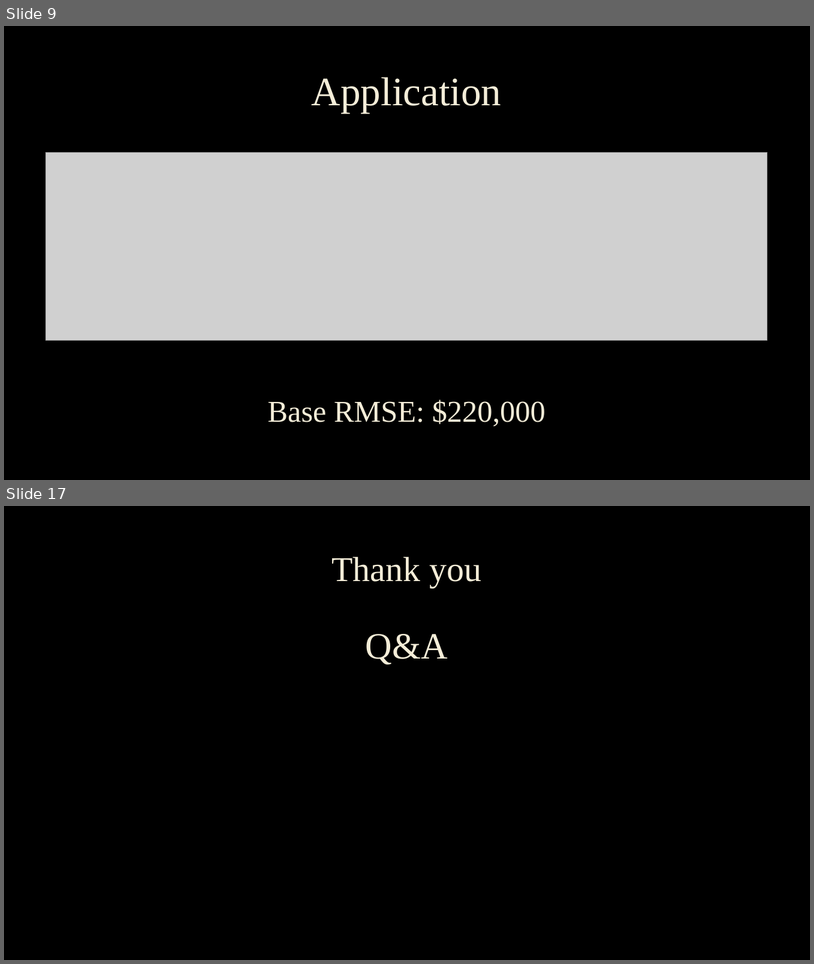
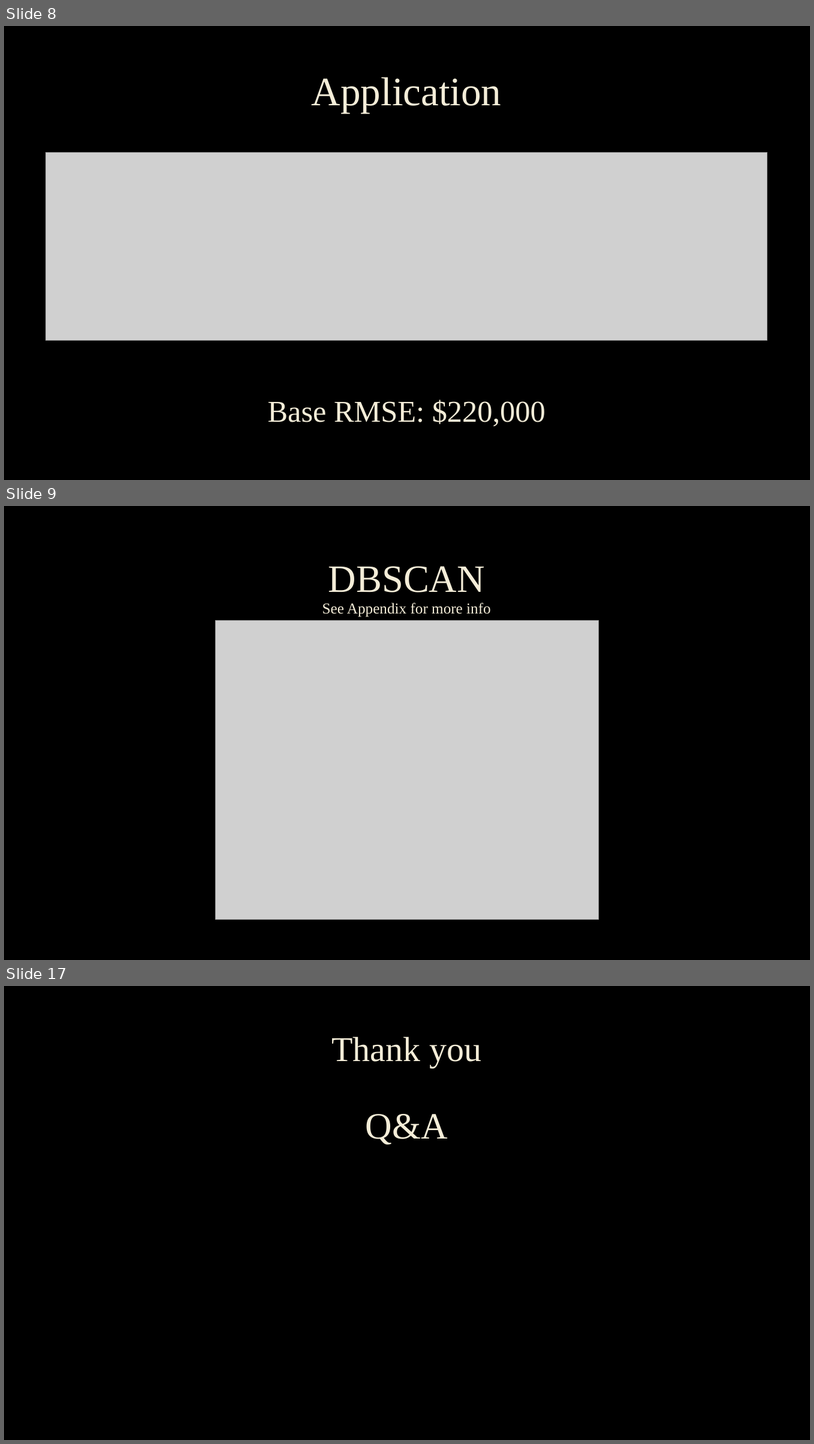
Before and after one commit to cmbfuqua/senior_project, a slide deck: Outlier Detection Presentation.pptx. Shown one above the other, each under a label of ours: slides 9 and 17 before the commit, slides 8, 9 and 17 after it; the slides between them are not shown. The pictures are 814x964 and 814x1444 pixels, drawn with LibreOffice and Linux fonts; fonts in the diff are those of the drawing; grey boxes stand for pictures; background and template pictures are left out. Boxes give left, top, right and bottom in pixels: in the first picture for what was removed or moved away, otherwise in the second. Text is boxed around its words. In the diff, an @@ line names an element or a change of style, - is before the commit and + after.

```diff
--- a/Outlier Detection Presentation.pptx
+++ b/Outlier Detection Presentation.pptx
@@ slide 9 added at [4, 506, 810, 960], background picture (left out) @@
@@ title added at [323, 566, 491, 617], 18 pt, text #F4EDD8 @@
+DBSCAN
+See Appendix for more info
@@ picture added at [216, 621, 599, 920] @@
@@ what was slide 9 is now slide 8 @@
```
Also in this commit, not shown: 7 slides changed, 6 other slides added, 4 slides removed, 11 other files.
